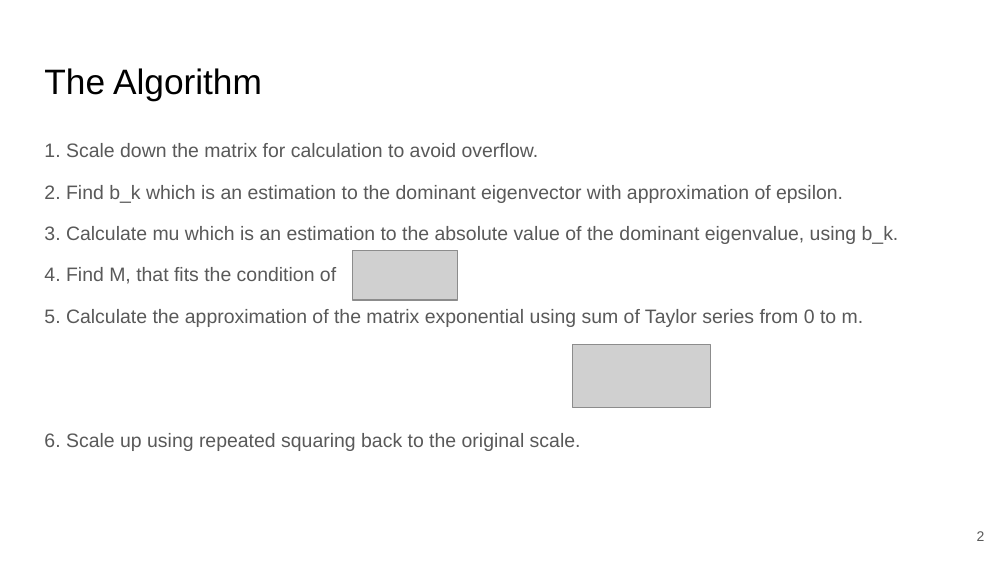
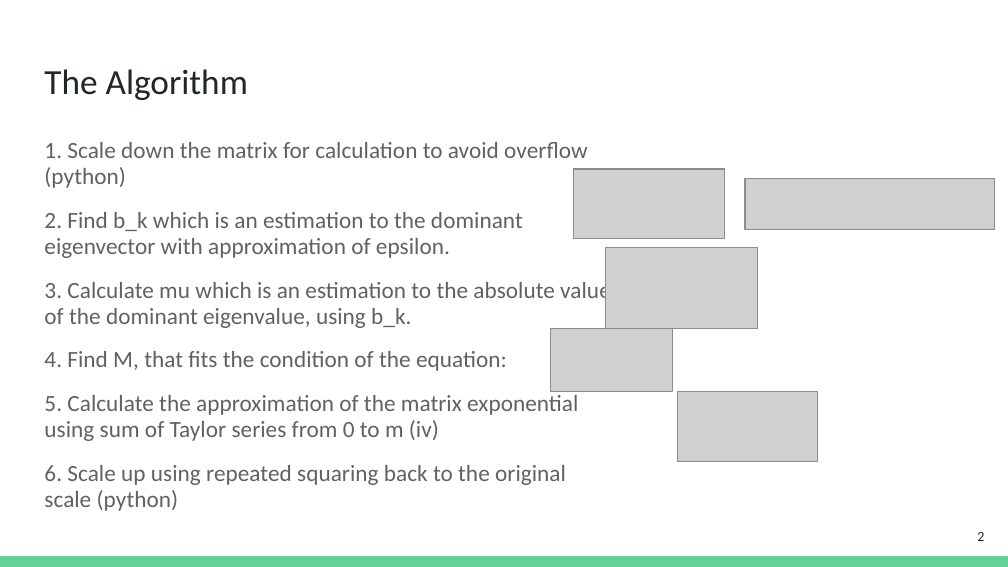
Before and after one commit to ShlomiFridman/PL2025_Project, a slide deck: slide 2 of Project_5/Matrix Exponent.pptx. Drawn at 1008x567 pixels with LibreOffice and Linux fonts; fonts in the diff are those of the drawing; grey boxes stand for pictures. Boxes give left, top, right and bottom in pixels: in the first picture for what was removed or moved away, otherwise in the second. Text is boxed around its words. In the diff, an @@ line names an element or a change of style, - is before the commit and + after.

Commit message:
update(presentation): add new presentation version

```diff
--- a/Project_5/Matrix Exponent.pptx
+++ b/Project_5/Matrix Exponent.pptx
@@ title "The Algorithm" at (44, 69, 248, 100): font Arial to Calibri, text colour #000000 to #202729 @@
@@ text at (44, 142, 587, 188): text changed; size 13.9 to 16.6 pt; font Arial to Calibri; text colour #595959 to #616161 @@
-1. Scale down the matrix for calculation to avoid overflow.
+1. Scale down the matrix for calculation to avoid overflow (python)
@@ picture added at (574, 169, 725, 239) @@
@@ picture added at (745, 178, 994, 229) @@
@@ text at (44, 212, 611, 328): size 13.9 to 16.6 pt, font Arial to Calibri, text colour #595959 to #616161 in "2. Find b_k which is an estimation ...", "3. Calculate mu which is an estimation ..."; line spacing 1.05 to 0.95 @@
@@ picture added at (606, 247, 757, 328) @@
@@ picture: place and size @@
-picture at (353, 250, 459, 299)
+picture at (550, 328, 672, 391)
@@ text at (44, 351, 578, 511): text changed; size 13.9 to 16.6 pt; font Arial to Calibri; text colour #595959 to #616161 @@
-4. Find M, that fits the condition of
-5. Calculate the approximation of the matrix exponential using sum of Taylor series from 0 to m.
-6. Scale up using repeated squaring back to the original scale.
+4. Find M, that fits the condition of the equation:
+5. Calculate the approximation of the matrix exponential using sum of Taylor series from 0 to m (iv)
+6. Scale up using repeated squaring back to the original scale (python)
@@ picture removed at (573, 345, 710, 408) @@
@@ picture added at (677, 391, 818, 461) @@
@@ page number at (977, 532, 984, 541): font Arial to Calibri, text colour #595959 to #202729 @@
@@ rectangle added at (0, 556, 1008, 567), fill #63D297 @@
```
Also in this commit, not shown: 5 other slides changed.
